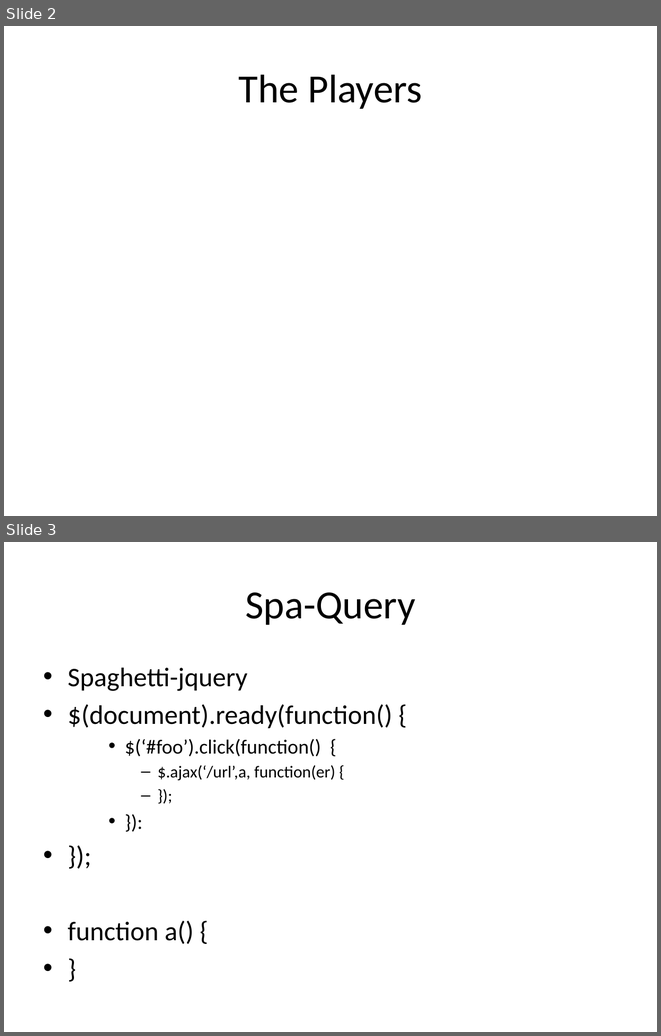
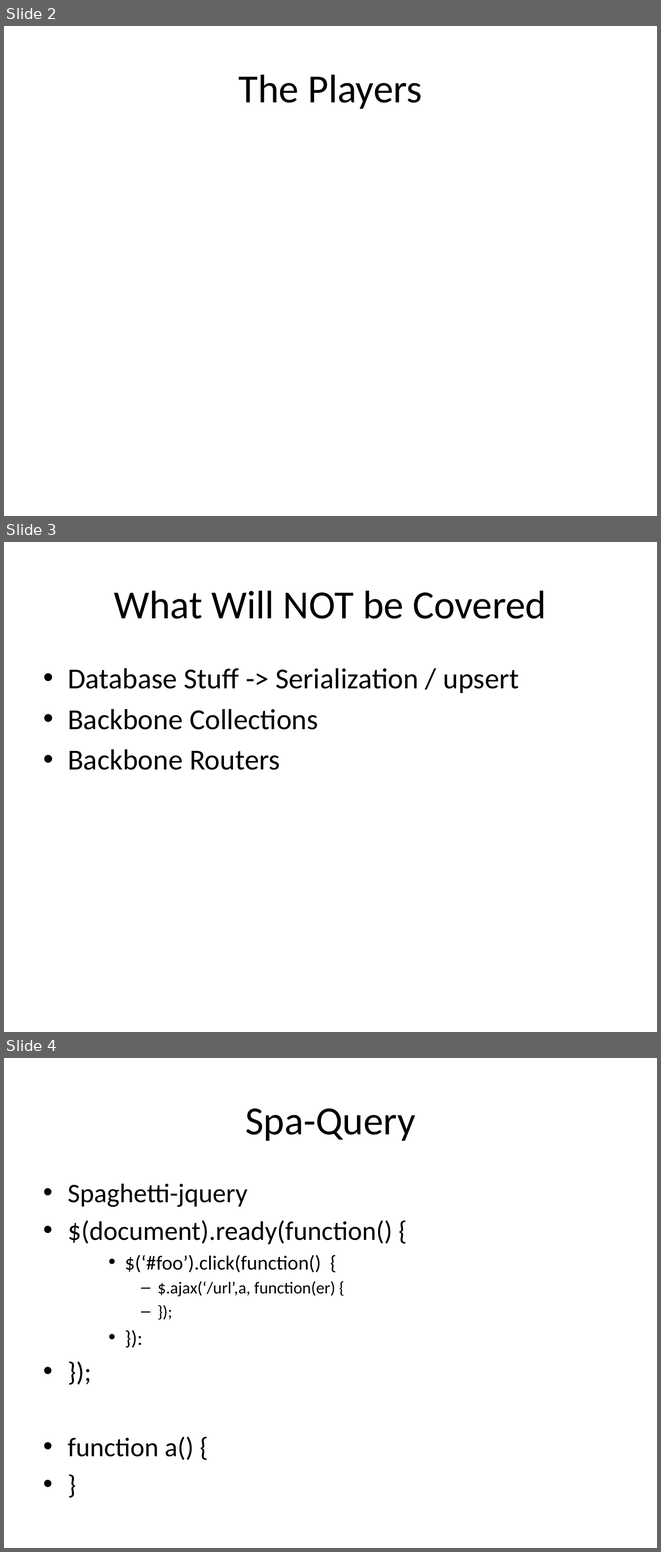
Before and after one commit to jkoynok/TechFest.BackBone, a slide deck: TechFest.Backbone/tf.backbone.pptx. Shown one above the other, each under a label of ours: slides 2 and 3 before the commit, slides 2, 3 and 4 after it. The pictures are 661x1036 and 661x1552 pixels, drawn with LibreOffice and Linux fonts; fonts in the diff are those of the drawing. Boxes give left, top, right and bottom in pixels: in the first picture for what was removed or moved away, otherwise in the second. Text is boxed around its words. In the diff, an @@ line names an element or a change of style, - is before the commit and + after.

Commit message:
added slide

```diff
--- a/TechFest.Backbone/tf.backbone.pptx
+++ b/TechFest.Backbone/tf.backbone.pptx
@@ slide 3 added at [4, 542, 657, 1032], background #FFFFFF @@
@@ title added at [114, 590, 546, 619], 44 pt, text #000000 @@
+What Will NOT be Covered
@@ text added at [68, 668, 519, 770], 32 pt, text #000000 @@
+• Database Stuff -> Serialization / upsert
+• Backbone Collections
+• Backbone Routers
@@ what was slide 3 is now slide 4 @@
```
Also in this commit, not shown: 1 slide changed, 1 other slide added.
